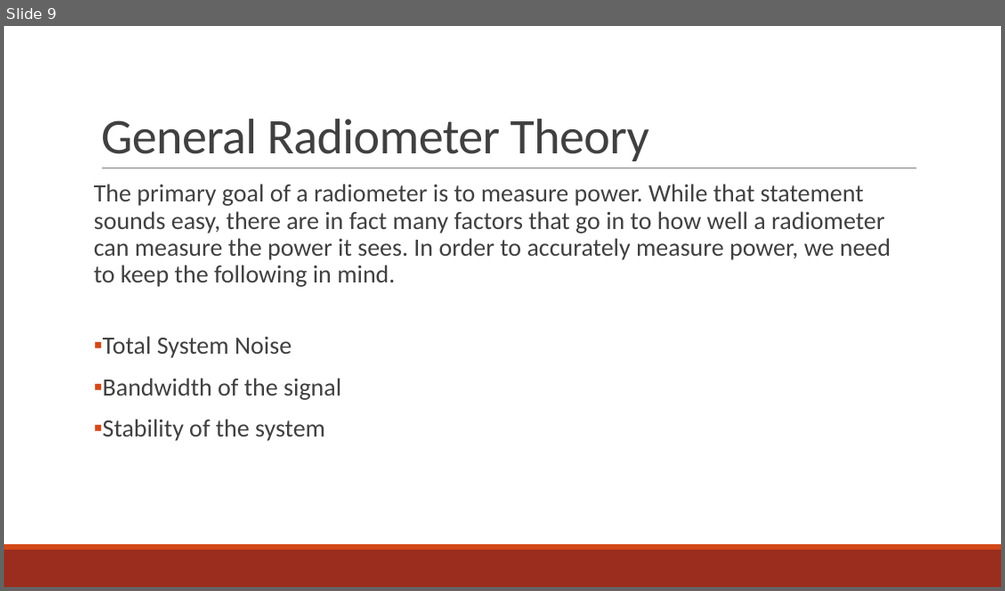
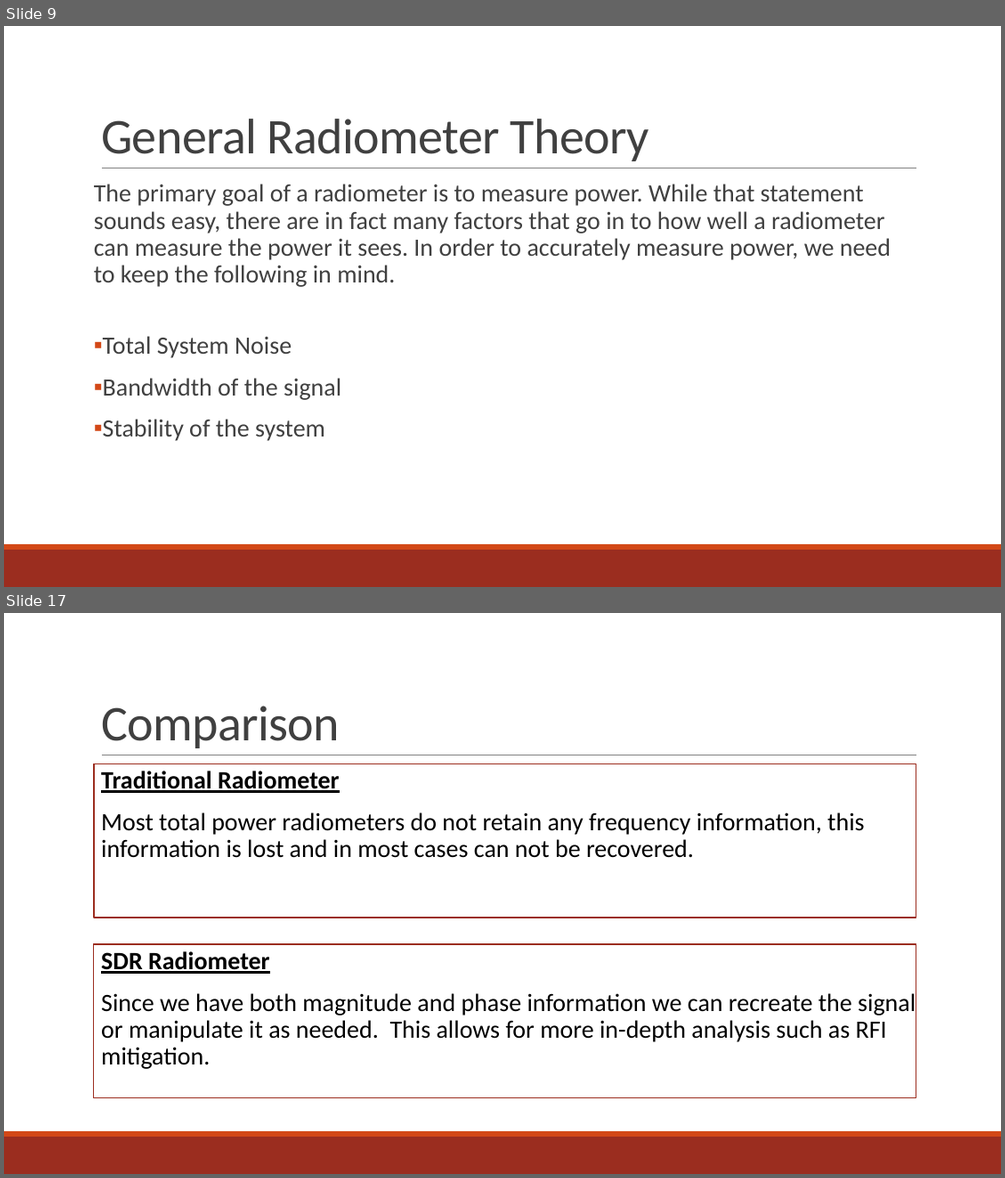
Before and after one commit to matgyver/Radiometer-SDR-Thesis, a slide deck: Presentation/Final Oral Presentation.pptx. Shown one above the other, each under a label of ours: slide 9 before the commit, slides 9 and 17 after it; the slides between them are not shown. The pictures are 1005x591 and 1005x1178 pixels, drawn with LibreOffice and Linux fonts; fonts in the diff are those of the drawing. Boxes give left, top, right and bottom in pixels: in the first picture for what was removed or moved away, otherwise in the second. Text is boxed around its words. In the diff, an @@ line names an element or a change of style, - is before the commit and + after.

```diff
--- a/Presentation/Final Oral Presentation.pptx
+++ b/Presentation/Final Oral Presentation.pptx
@@ slide 17 added at box(4, 613, 1001, 1174), background #FFFFFF; not listed: 3 template elements that a slide beside it also shows @@
@@ title added at box(101, 706, 340, 748), 48 pt, text #404040 @@
+Comparison
@@ text added at box(94, 764, 916, 917), fill #FFFFFF, outline #9B2D1F 1.25 pt, 24 pt, text #000000 @@
+  Traditional Radiometer
+  Most total power radiometers do not retain any frequency information, this information is lost and in most cases can not be recovered.
@@ rectangle added at box(94, 944, 916, 1097), fill #FFFFFF, outline #9B2D1F 1.25 pt, 24 pt, text #000000 @@
+  SDR Radiometer
+  Since we have both magnitude and phase information we can recreate the signal or manipulate it as needed. This allows for more in-depth analysis such as RFI mitigation.
```
Also in this commit, not shown: 1 slide changed, 9 other slides added, 1 other file.
